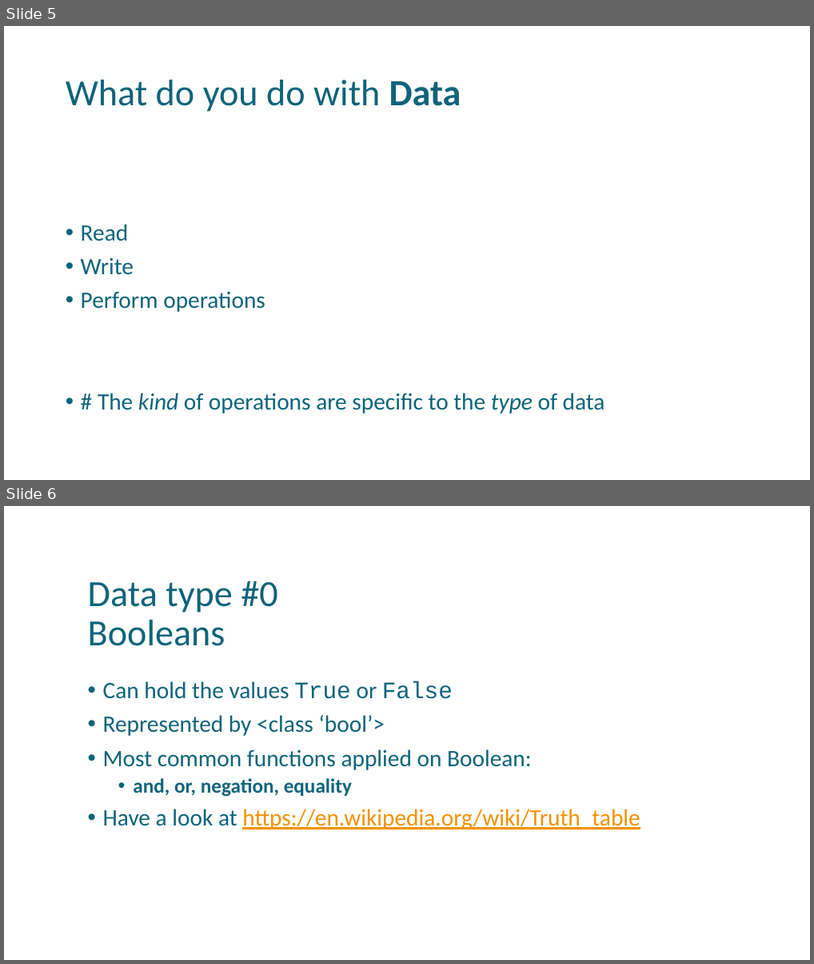
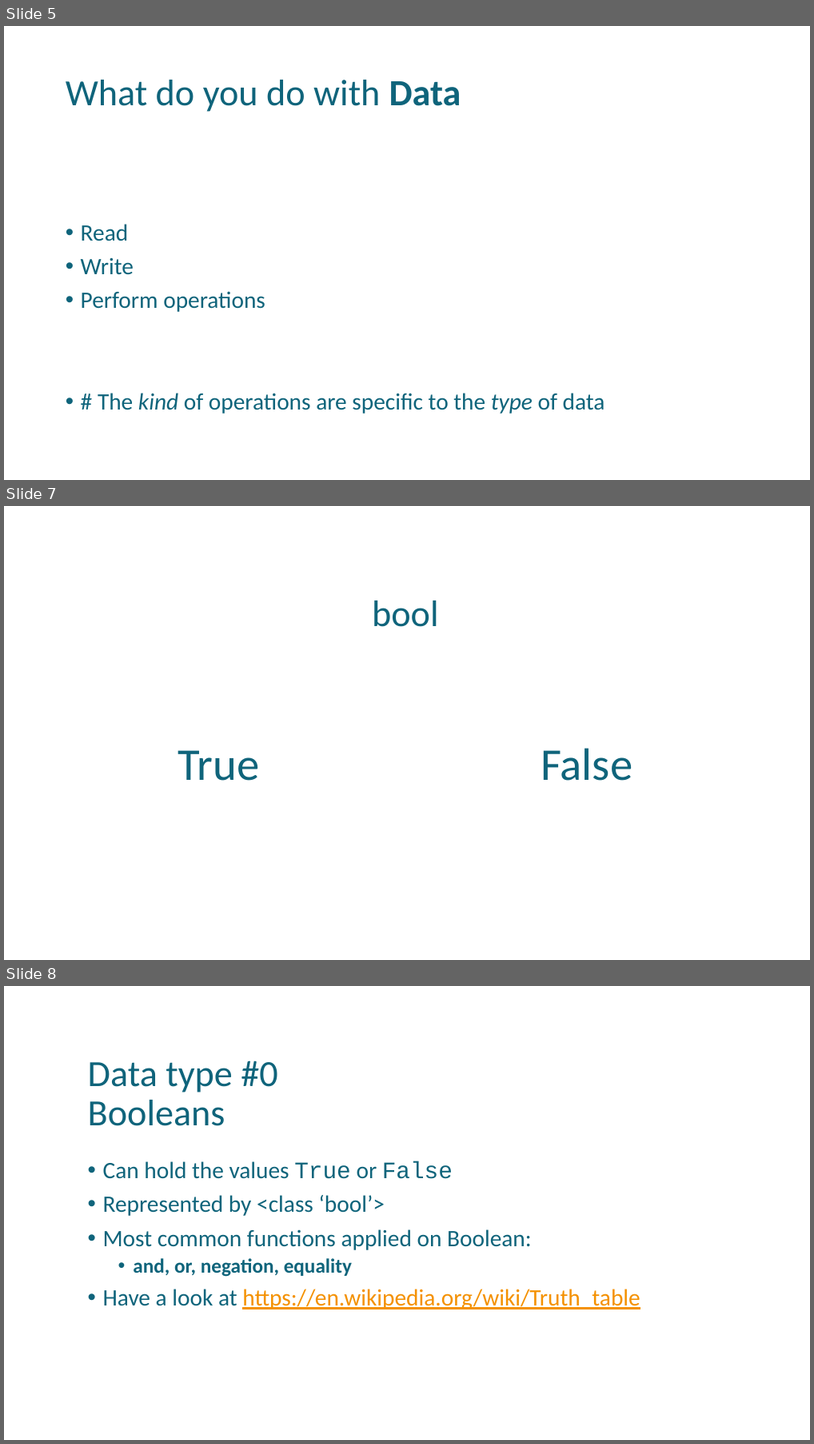
Before and after one commit to uday87j/teach_python, a slide deck: fundamentals/2-State, Data types.pptx. Shown one above the other, each under a label of ours: slides 5 and 6 before the commit, slides 5, 7 and 8 after it; the slides between them are not shown. The pictures are 814x964 and 814x1444 pixels, drawn with LibreOffice and Linux fonts; fonts in the diff are those of the drawing. Boxes give left, top, right and bottom in pixels: in the first picture for what was removed or moved away, otherwise in the second. Text is boxed around its words. In the diff, an @@ line names an element or a change of style, - is before the commit and + after.

```diff
--- a/fundamentals/2-State, Data types.pptx
+++ b/fundamentals/2-State, Data types.pptx
@@ slide 7 added at bbox=[4, 506, 810, 960], background #FFFFFF @@
@@ title added at bbox=[372, 600, 439, 627], 44 pt, text #0F647B @@
+bool
@@ text added at bbox=[178, 748, 633, 780], 54 pt, text #0F647B @@
+True False
@@ what was slide 6 is now slide 8 @@
```
Also in this commit, not shown: 3 slides changed, 4 other slides added, 1 slide removed, 1 other file.
